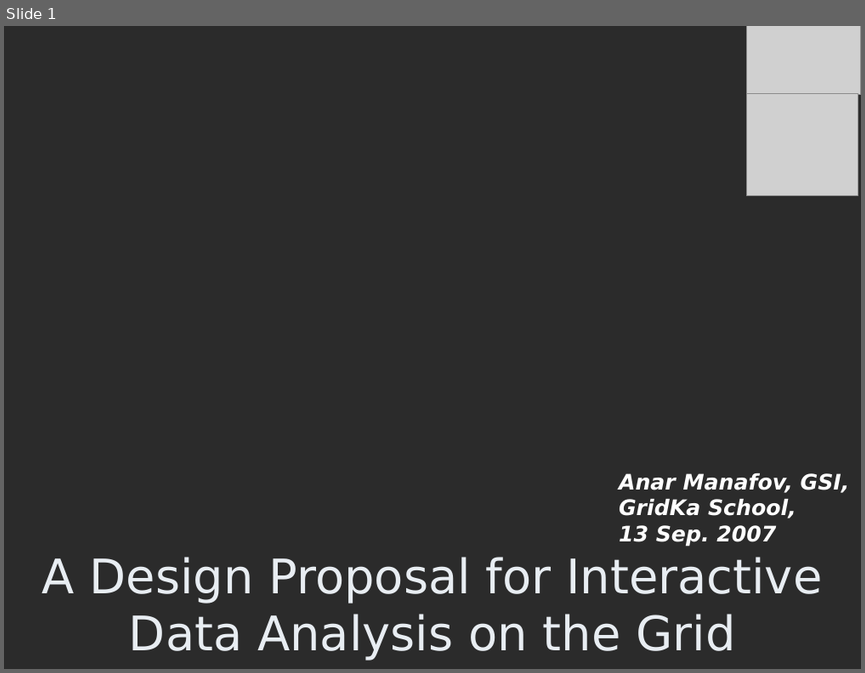
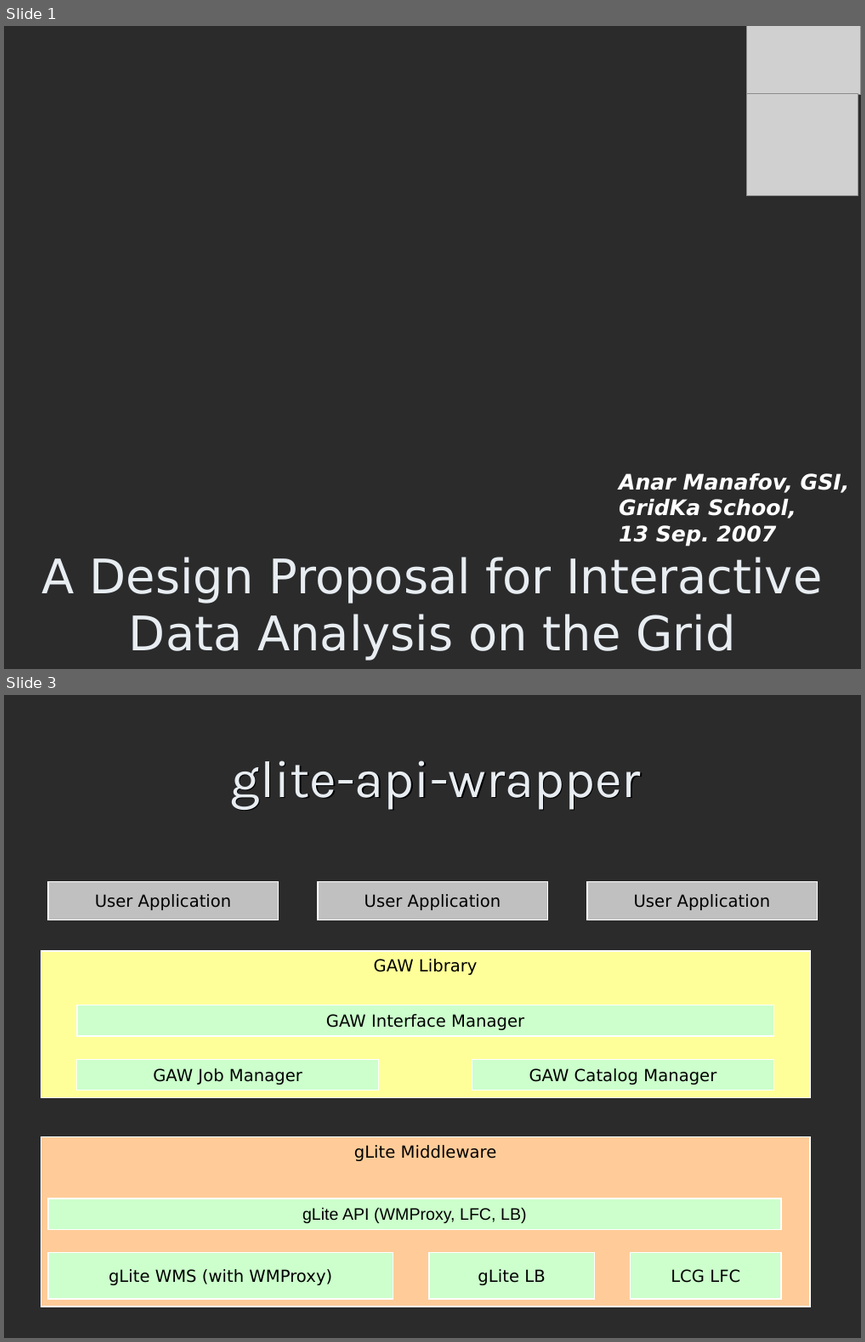
Before and after one commit to AnarManafov/PoDDocumentation, a slide deck: GridKaSchool/2007/GridKaSchool-2007-RGLite_gLitePROOF(GSI).ppt. Shown one above the other, each under a label of ours: slide 1 before the commit, slides 1 and 3 after it; the slides between them are not shown. The pictures are 865x673 and 865x1342 pixels, drawn with LibreOffice and Linux fonts; fonts in the diff are those of the drawing; grey boxes stand for pictures; background and template pictures are left out; a plain dark background stands for a picture behind light text. Boxes give left, top, right and bottom in pixels: in the first picture for what was removed or moved away, otherwise in the second. Text is boxed around its words. In the diff, an @@ line names an element or a change of style, - is before the commit and + after.

```diff
--- a/GridKaSchool/2007/GridKaSchool-2007-RGLite_gLitePROOF(GSI).ppt
+++ b/GridKaSchool/2007/GridKaSchool-2007-RGLite_gLitePROOF(GSI).ppt
@@ slide 3 added at (4,695,861,1338), background picture (left out) @@
@@ title added at (230,760,641,810), 44 pt, text #E8EDF2 @@
+glite-api-wrapper
@@ group added at (41,882,817,1306): 12 rectangles @@
+gLite Middleware
+GAW Library
+gLite WMS (with WMProxy)
+LCG LFC
+GAW Job Manager
+GAW Catalog Manager
+GAW Interface Manager
+User Application
+User Application
+User Application
+gLite API (WMProxy, LFC, LB)
+gLite LB
```
Also in this commit, not shown: 3 slides changed, 3 other slides added, 3 slides removed.
